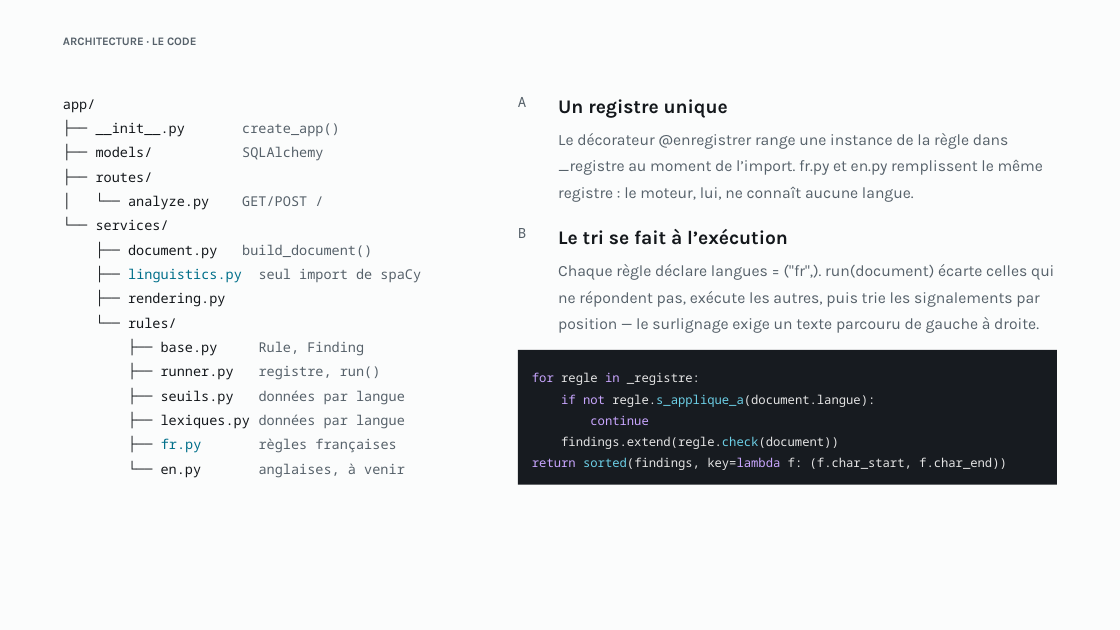
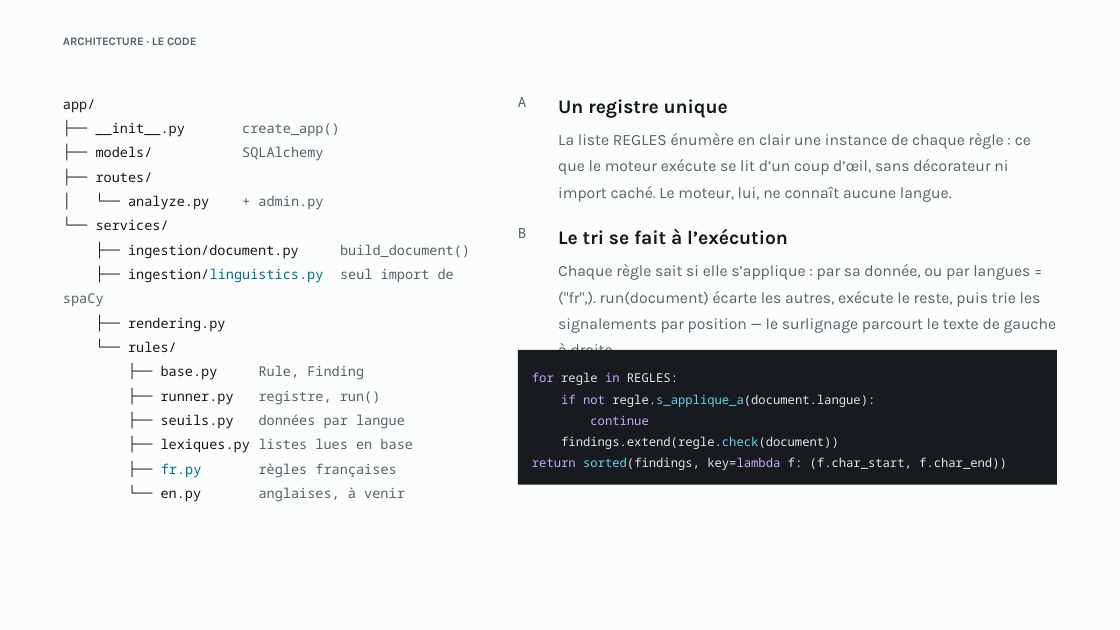
Before and after one commit to lhubeaux/final_project, a slide deck: slide 10 of docs/soutenance.pptx. Drawn at 1120x630 pixels with LibreOffice and Linux fonts; fonts in the diff are those of the drawing. Boxes give left, top, right and bottom in pixels: in the first picture for what was removed or moved away, otherwise in the second. Text is boxed around its words. In the diff, an @@ line names an element or a change of style, - is before the commit and + after.

Commit message:
enregistrement des analyses sous un nom, chaîne d'ingestion regroupée dans services/ingestion, mise en forme du css et doc à jour

```diff
--- a/docs/soutenance.pptx
+++ b/docs/soutenance.pptx
@@ text at (558, 133, 1031, 202): text changed @@
-Le décorateur @enregistrer range une instance de la règle dans _registre au moment de l’import. fr.py et en.py remplissent le même registre : le moteur, lui, ne connaît aucune langue.
+La liste REGLES énumère en clair une instance de chaque règle : ce que le moteur exécute se lit d’un coup d’œil, sans décorateur ni import caché. Le moteur, lui, ne connaît aucune langue.
@@ text at (128, 195, 323, 210): text changed @@
-│ └── analyze.py GET/POST /
+│ └── analyze.py + admin.py
@@ text at (63, 244, 470, 307): text changed; text colour #56616A to #13171B @@
-├── document.py build_document()
-├── linguistics.py seul import de spaCy
+├── ingestion/document.py build_document()
+├── ingestion/linguistics.py seul import de spaCy
@@ text at (558, 264, 1057, 350): text changed @@
-Chaque règle déclare langues = ("fr",). run(document) écarte celles qui ne répondent pas, exécute les autres, puis trie les signalements par position — le surlignage exige un texte parcouru de gauche à droite.
+Chaque règle sait si elle s’applique : par sa donnée, ou par langues = ("fr",). run(document) écarte les autres, exécute le reste, puis trie les signalements par position — le surlignage parcourt le texte de gauche à droite.
@@ text at (532, 372, 678, 385): text changed @@
-for regle in _registre:
+for regle in REGLES:
@@ text at (161, 438, 413, 453): text changed @@
-├── lexiques.py données par langue
+├── lexiques.py listes lues en base
```
Also in this commit, not shown: 33 other files.
